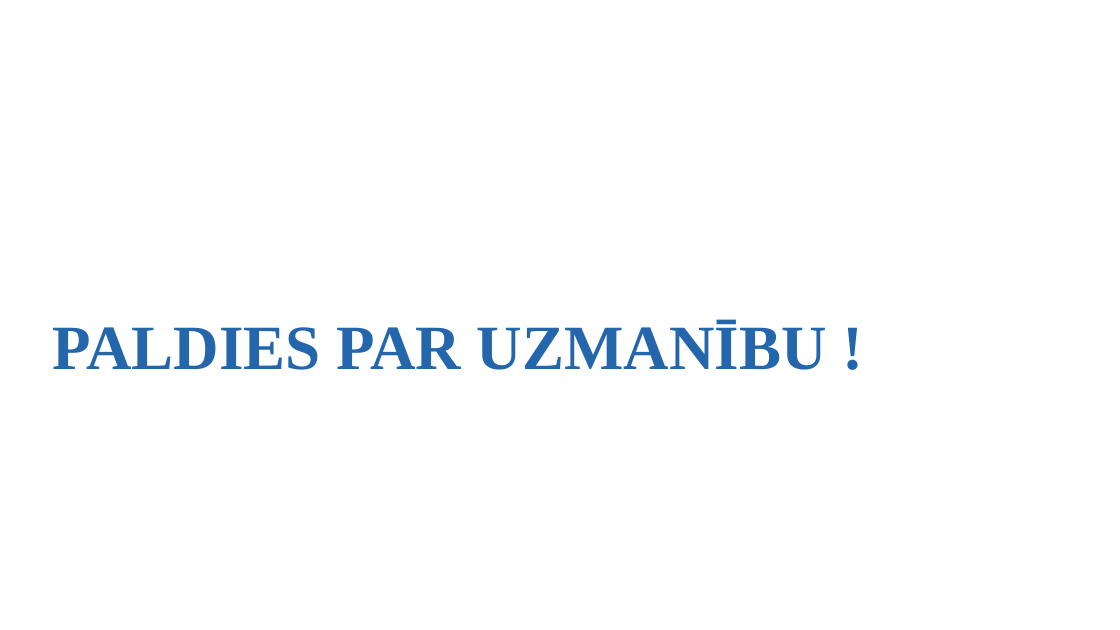
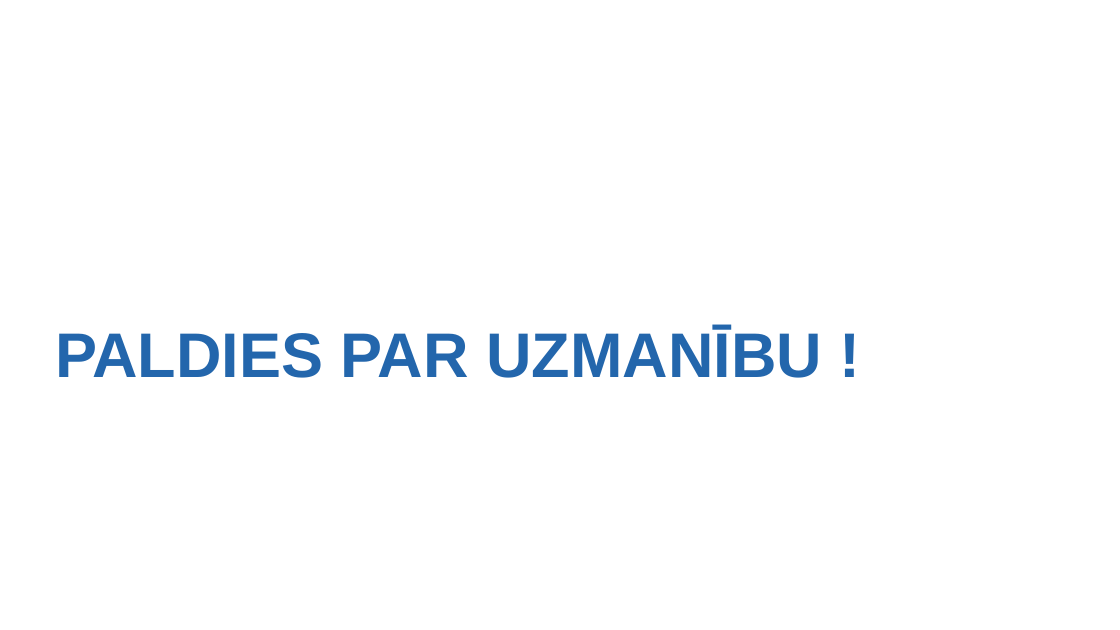
Before and after one commit to rvt-prog-kval-24/DP42-Valent-nsKaspers-Gr-matved-basAutomatiz-cijasT-mek-aVietne, a slide deck: slide 11 of documentation/Kvalifikacija darbs Valentīns Kaspers DP4-2.pptx (slide 10 before the commit). Drawn at 1120x630 pixels with LibreOffice and Linux fonts; fonts in the diff are those of the drawing; background and template pictures are left out. Boxes give left, top, right and bottom in pixels: in the first picture for what was removed or moved away, otherwise in the second. Text is boxed around its words. In the diff, an @@ line names an element or a change of style, - is before the commit and + after.

```diff
--- a/documentation/Kvalifikacija darbs Valentīns Kaspers DP4-2.pptx
+++ b/documentation/Kvalifikacija darbs Valentīns Kaspers DP4-2.pptx
@@ title "PALDIES PAR UZMANĪBU !": place and size @@
-title "PALDIES PAR UZMANĪBU !" at [52, 320, 827, 370]
+title "PALDIES PAR UZMANĪBU !" at [55, 327, 822, 378]
@@ title "PALDIES PAR UZMANĪBU !" at [55, 327, 822, 378]: font Times New Roman to Arial @@
```
Also in this commit, not shown: 6 other slides changed, 4 slides added, 3 slides removed, 1 other file.
